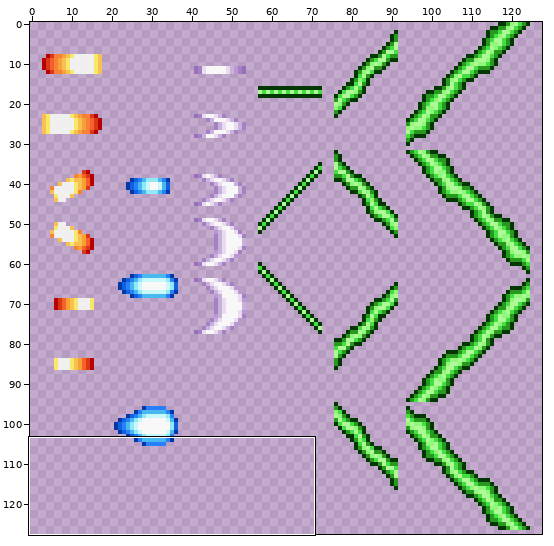
File history of a sprite sheet, Andro dunos 0.1/Game/Images/Ship/laser_types.png. Above: a wide view before the commit, with the close-up outlined.
Close-up. Before:
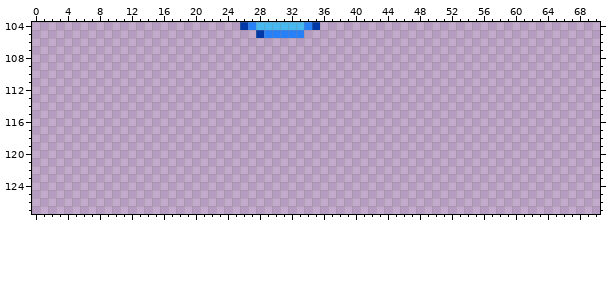
The file is 128x128 pixels. Shown: x 0..70, y 104..127.
After the commit:
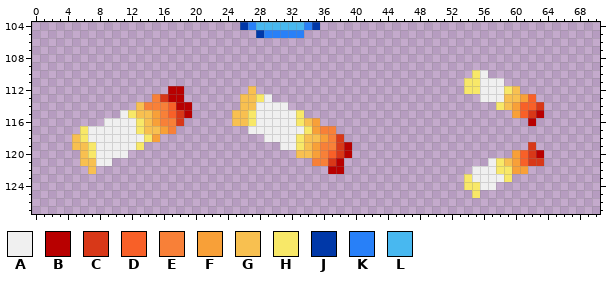
Palette (. is transparent): A #f0f0f0  B #b80000  C #d83818  D #f86028  E #f88038  F #f8a038  G #f8c050  H #f8e868  J #0038a8  K #2880f8  L #48b8f0
The author wrote: power Ups shots (laser and back shot) added until lvl5 (POWER_UP_4)
Difference:
@@ x 0..70 @@
 109 .......................................................................
-110 .......................................................................
-111 .......................................................................
-112 .......................................................................
-113 .......................................................................
-114 .......................................................................
-115 .......................................................................
-116 .......................................................................
-117 .......................................................................
-118 .......................................................................
-119 .......................................................................
-120 .......................................................................
-121 .......................................................................
-122 .......................................................................
-123 .......................................................................
-124 .......................................................................
-125 .......................................................................
+110 .......................................................HA..............
+111 ......................................................HHAAA............
+112 .................BB........G..........................HHAAAHG..........
+113 ...............ECBB.......GGHA..........................AAAGGFD........
+114 .............GEEEDBB......GGAAAA..........................HGFDDC.......
+115 ...........AHGGFEDCB.....GGHAAAAAH..........................FDCB.......
+116 .........AAAAHGFEEC......GGHAAAAAHGF..........................B........
+117 ......HAAAAAAHGGFE.........AAAAAAAHFEE.................................
+118 .....GHAAAAAAAHF.............AAAAHGGFEC................................
+119 .....GGHAAAAAH.................AAHGFEECB......................C........
+120 ......GHAAAA.....................GGFEDCB....................FDCB.......
+121 ......GGAA.........................EECB..................AHGFDCC.......
+122 .......G.............................BB................AAAHHFF.........
+123 ......................................................HAAAAH...........
+124 ......................................................HHAA.............
+125 .......................................................H...............
 126 .......................................................................
Changed places in both close-ups, as pixel boxes (x1, y1, x2, y2):
added: (464, 70, 544, 198)
added: (72, 86, 192, 174)
added: (232, 86, 352, 174)
